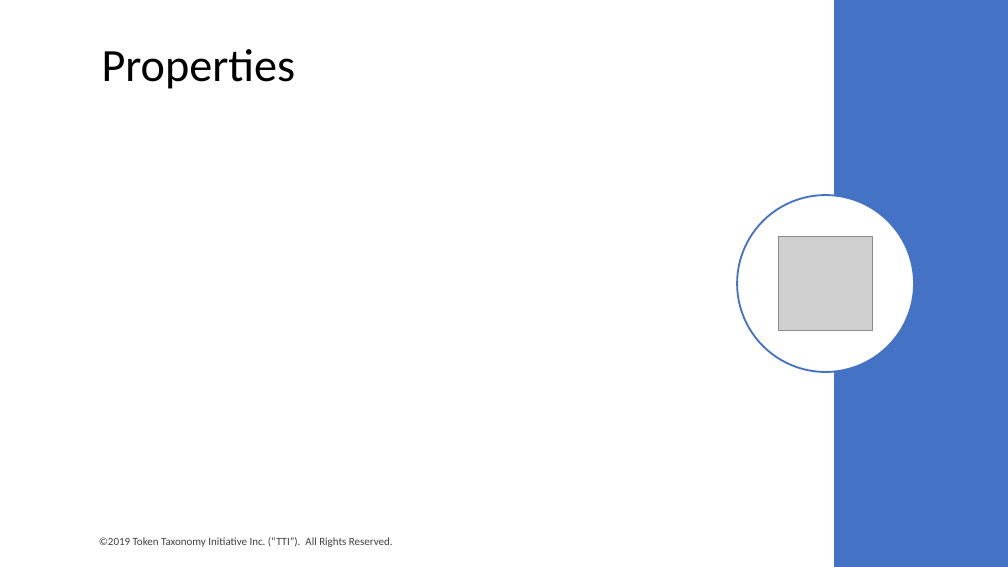
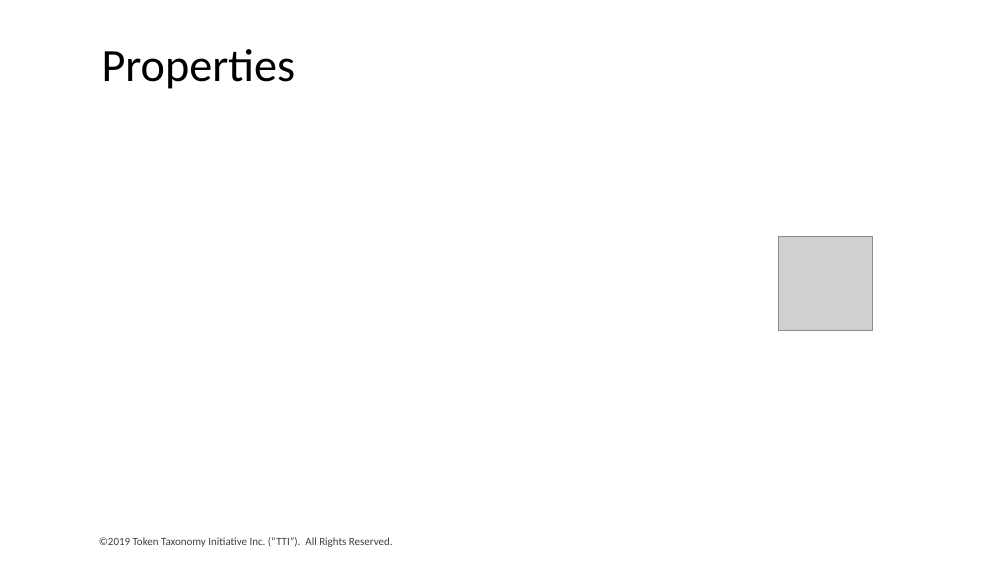
Before and after one commit to vipinsun/TokenTaxonomyFramework-pub, a slide deck: slide 10 of presentations/TTF-Presentation.pptx. Drawn at 1008x567 pixels with LibreOffice and Linux fonts; fonts in the diff are those of the drawing; grey boxes stand for pictures. Boxes give left, top, right and bottom in pixels: in the first picture for what was removed or moved away, otherwise in the second. Text is boxed around its words. In the diff, an @@ line names an element or a change of style, - is before the commit and + after.

```diff
--- a/presentations/TTF-Presentation.pptx
+++ b/presentations/TTF-Presentation.pptx
@@ rectangle removed at bbox=[834, 0, 1008, 567] @@
@@ ellipse removed at bbox=[737, 195, 914, 372] @@
```
Also in this commit, not shown: 23 other slides changed, 19 other files.
